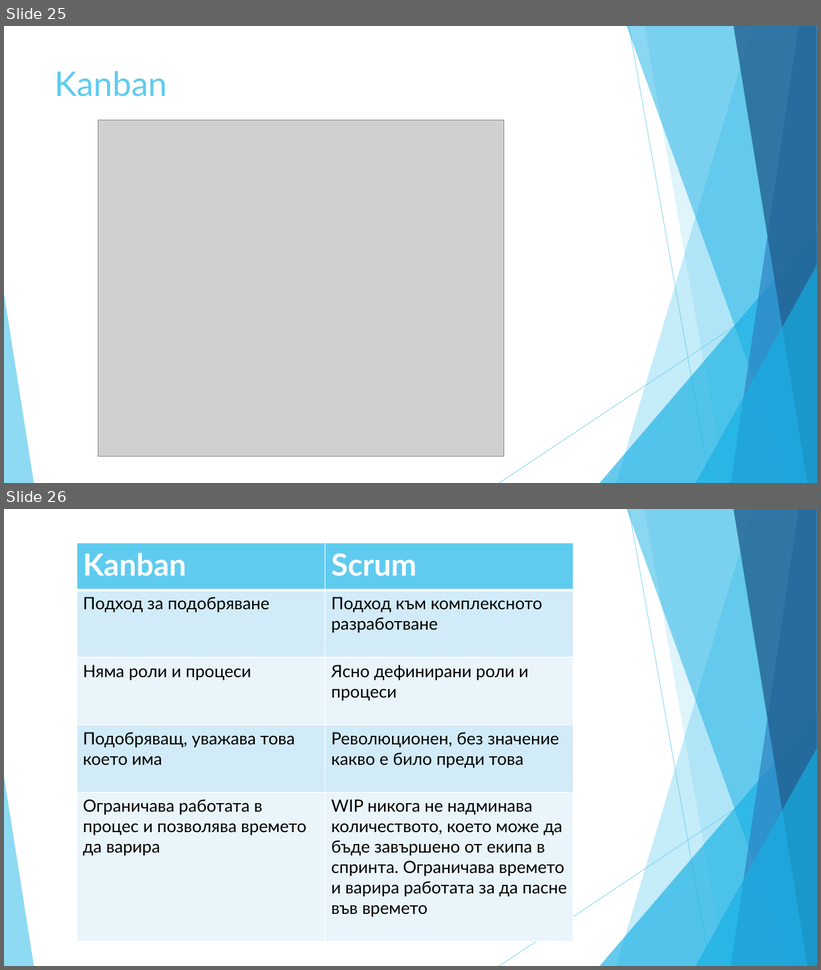
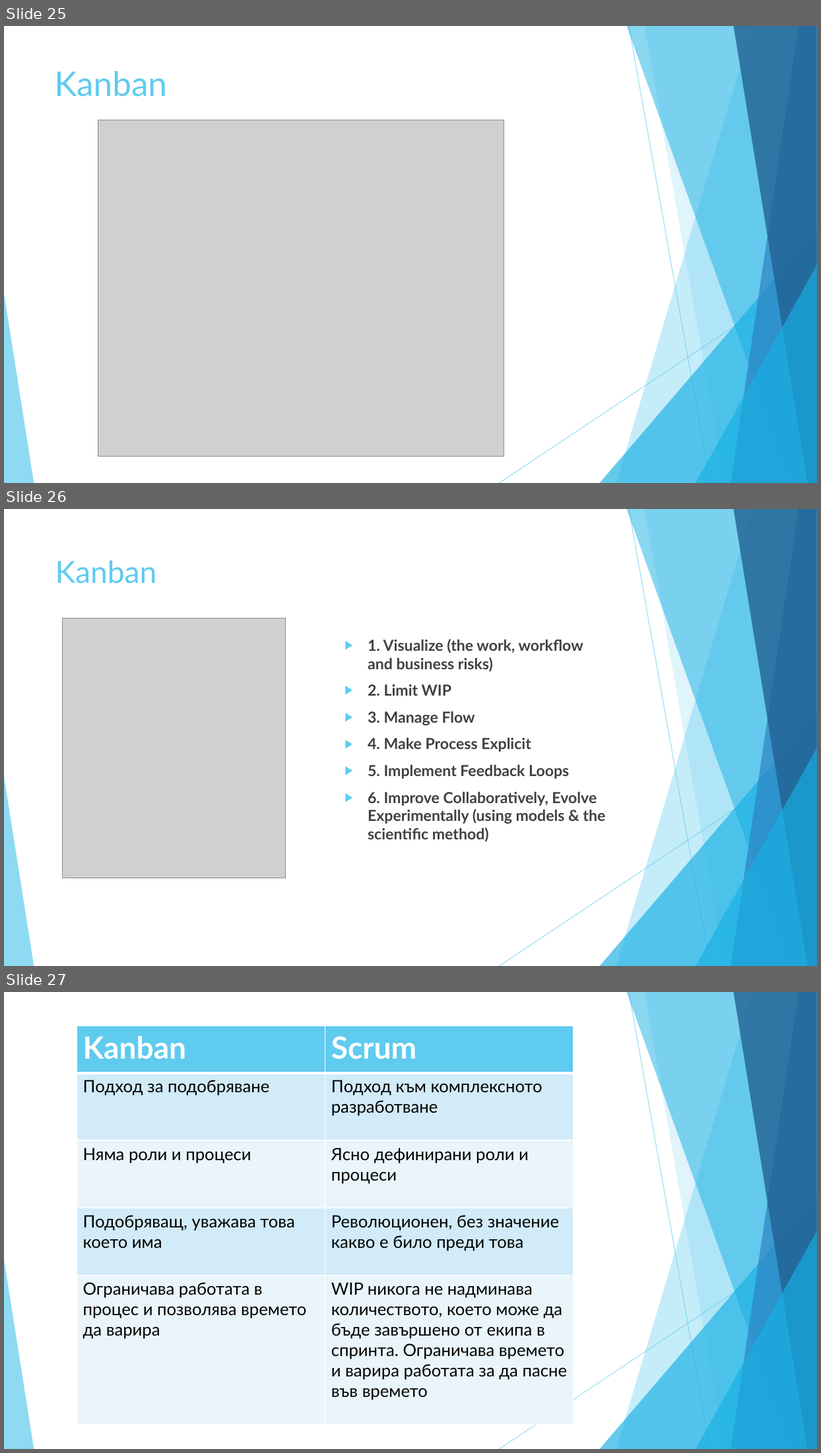
Before and after one commit to vtasheva/coursework-customer-requirements, a slide deck: Coursework - presentation.pptx. Shown one above the other, each under a label of ours: slides 25 and 26 before the commit, slides 25, 26 and 27 after it. The pictures are 821x970 and 821x1453 pixels, drawn with LibreOffice and Linux fonts; fonts in the diff are those of the drawing; grey boxes stand for pictures. Boxes give left, top, right and bottom in pixels: in the first picture for what was removed or moved away, otherwise in the second. Text is boxed around its words. In the diff, an @@ line names an element or a change of style, - is before the commit and + after.

Commit message:
+1 Kanban Slide

```diff
--- a/Coursework - presentation.pptx
+++ b/Coursework - presentation.pptx
@@ slide 26 added at box(4, 509, 817, 966), background #FFFFFF; not listed: 10 template elements that a slide beside it also shows @@
@@ title added at box(55, 560, 157, 584), 36 pt, text #5FCBEF @@
+Kanban
@@ picture added at box(63, 618, 285, 879) @@
@@ text added at box(368, 639, 605, 842), 18 pt, text #404040, bold @@
+▶ 1. Visualize (the work, workflow and business risks)
+▶ 2. Limit WIP
+▶ 3. Manage Flow
+▶ 4. Make Process Explicit
+▶ 5. Implement Feedback Loops
+▶ 6. Improve Collaboratively, Evolve Experimentally (using models & the scientific method)
@@ what was slide 26 is now slide 27 @@
```
Also in this commit, not shown: 1 slide changed.
